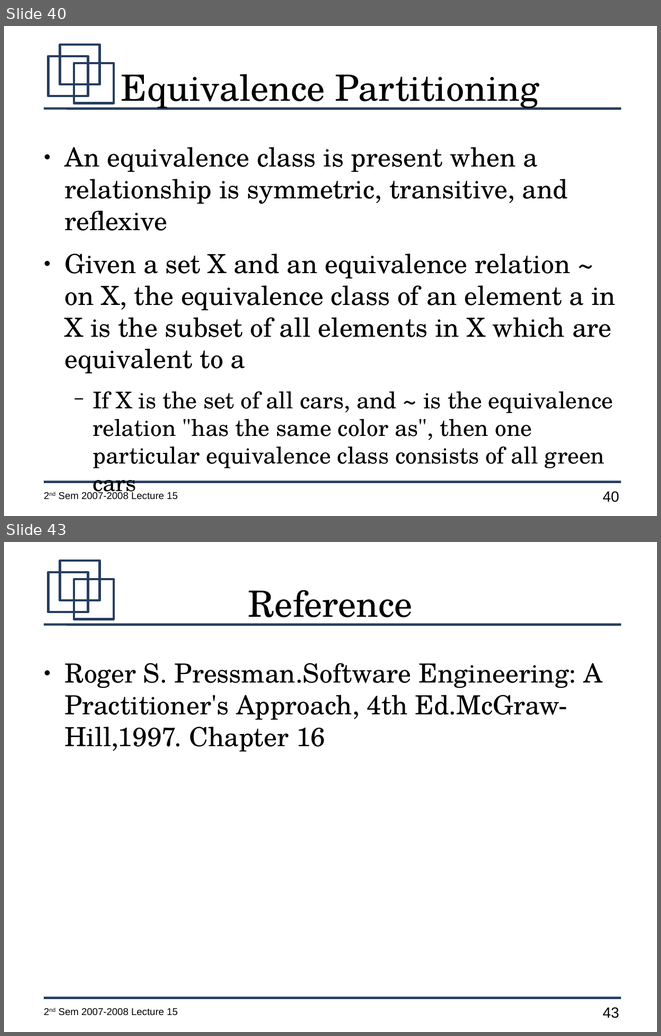
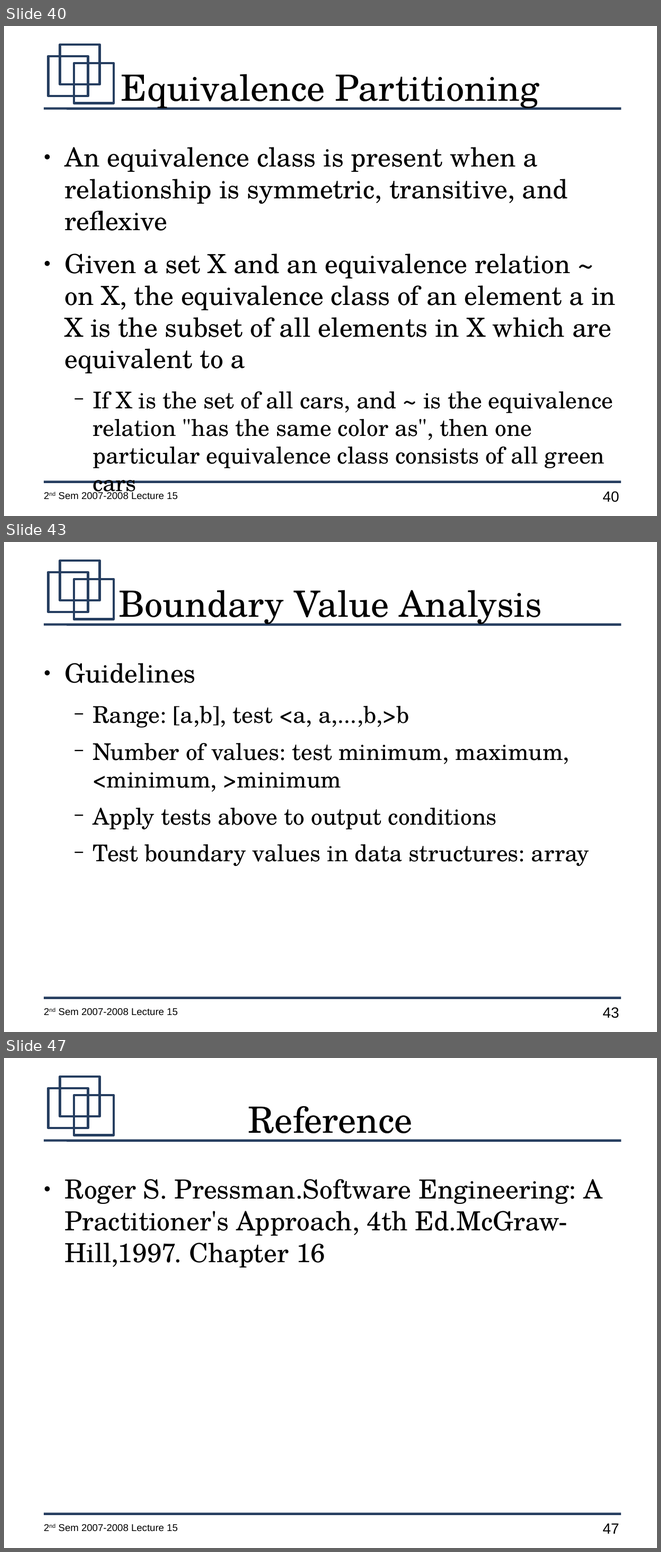
Before and after one commit to jachermocilla/jach-homepage, a slide deck: CMSC128-2nd-Sem-2007-L15.odp. Shown one above the other, each under a label of ours: slides 40 and 43 before the commit, slides 40, 43 and 47 after it; the slides between them are not shown. The pictures are 661x1036 and 661x1552 pixels, drawn with LibreOffice and Linux fonts; fonts in the diff are those of the drawing. Boxes give left, top, right and bottom in pixels: in the first picture for what was removed or moved away, otherwise in the second. Text is boxed around its words. In the diff, an @@ line names an element or a change of style, - is before the commit and + after.

```diff
--- a/CMSC128-2nd-Sem-2007-L15.odp
+++ b/CMSC128-2nd-Sem-2007-L15.odp
@@ slide 43 added at (4, 542, 657, 1032), background #FFFFFF; not listed: 7 template elements that a slide beside it also shows @@
@@ title added at (118, 590, 542, 626), 44 pt, text #000000 @@
+Boundary Value Analysis
@@ text added at (64, 663, 589, 866), 28 pt, text #000000 @@
+● Guidelines
+  − Range: [a,b], test <a, a,...,b,>b
+  − Number of values: test minimum, maximum, <minimum, >minimum
+  − Apply tests above to output conditions
+  − Test boundary values in data structures: array
@@ what was slide 43 is now slide 47 @@
@@ page number at (603, 1523, 619, 1533): text changed @@
-43
+47
```
Also in this commit, not shown: 2 slides changed, 4 other slides added, 1 slide removed.
